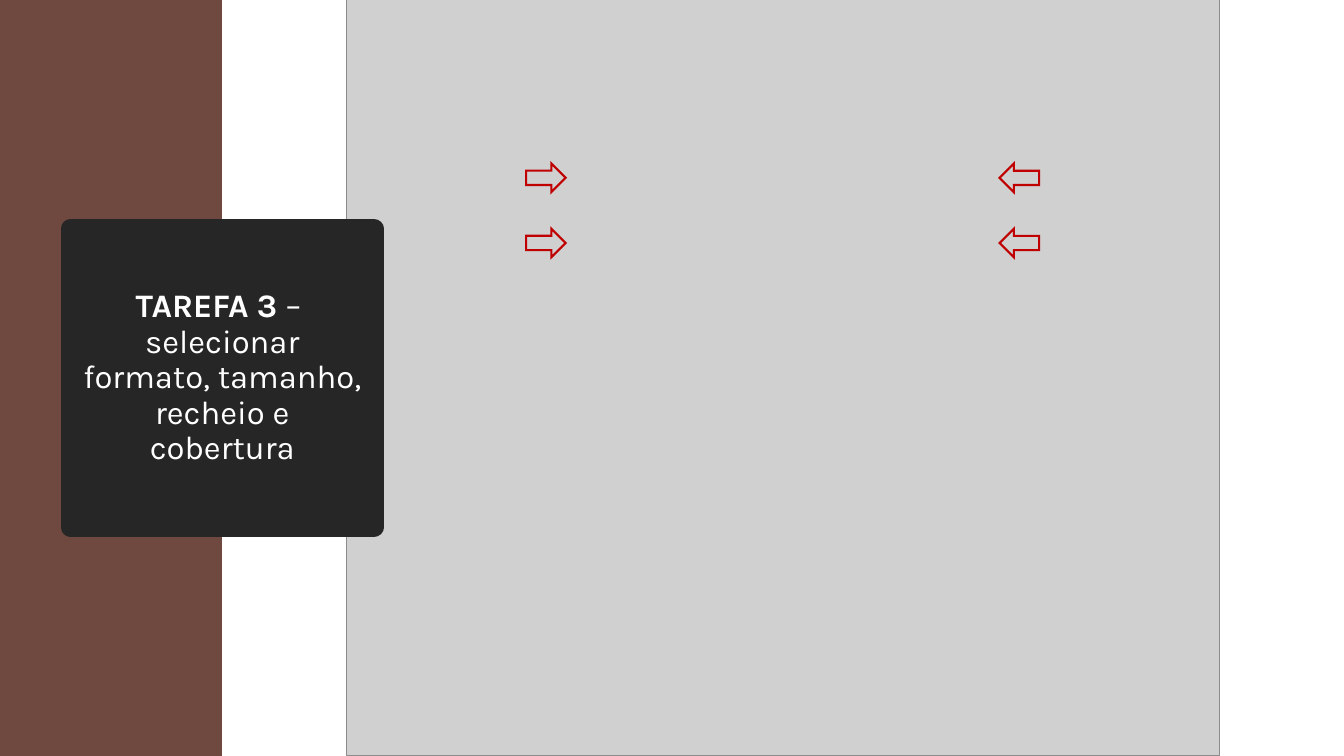
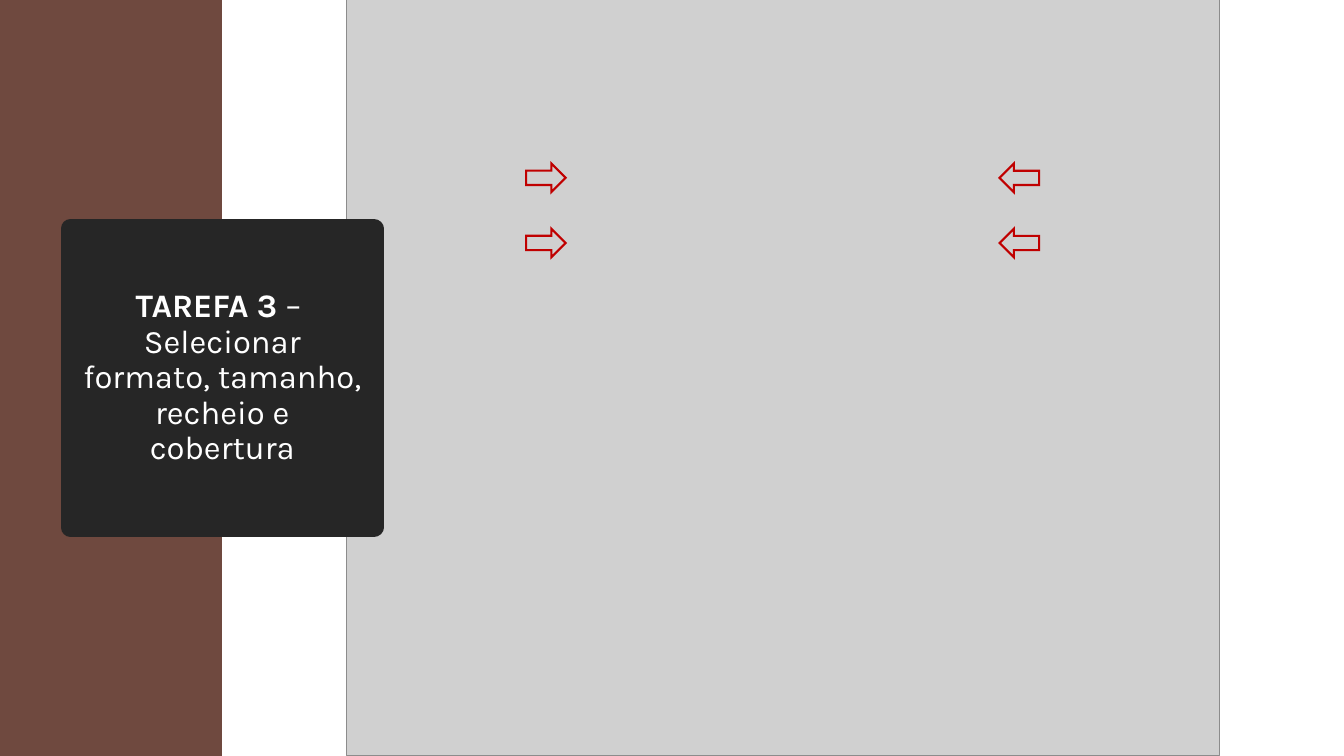
Before and after one commit to ICEI-PUC-Minas-PMV-SI/pmv-si-2026-1-pe3-t3-squad-05, a slide deck: slide 16 of docs/testes/Fluxo.pptx. Drawn at 1344x756 pixels with LibreOffice and Linux fonts; fonts in the diff are those of the drawing; grey boxes stand for pictures. Boxes give left, top, right and bottom in pixels: in the first picture for what was removed or moved away, otherwise in the second. Text is boxed around its words. In the diff, an @@ line names an element or a change of style, - is before the commit and + after.

```diff
--- a/docs/testes/Fluxo.pptx
+++ b/docs/testes/Fluxo.pptx
@@ title at (83, 295, 361, 460): text changed @@
-TAREFA 3 – selecionar formato, tamanho, recheio e cobertura
+TAREFA 3 – Selecionar formato, tamanho, recheio e cobertura
```
Also in this commit, not shown: 12 other slides changed, 1 slide removed.
